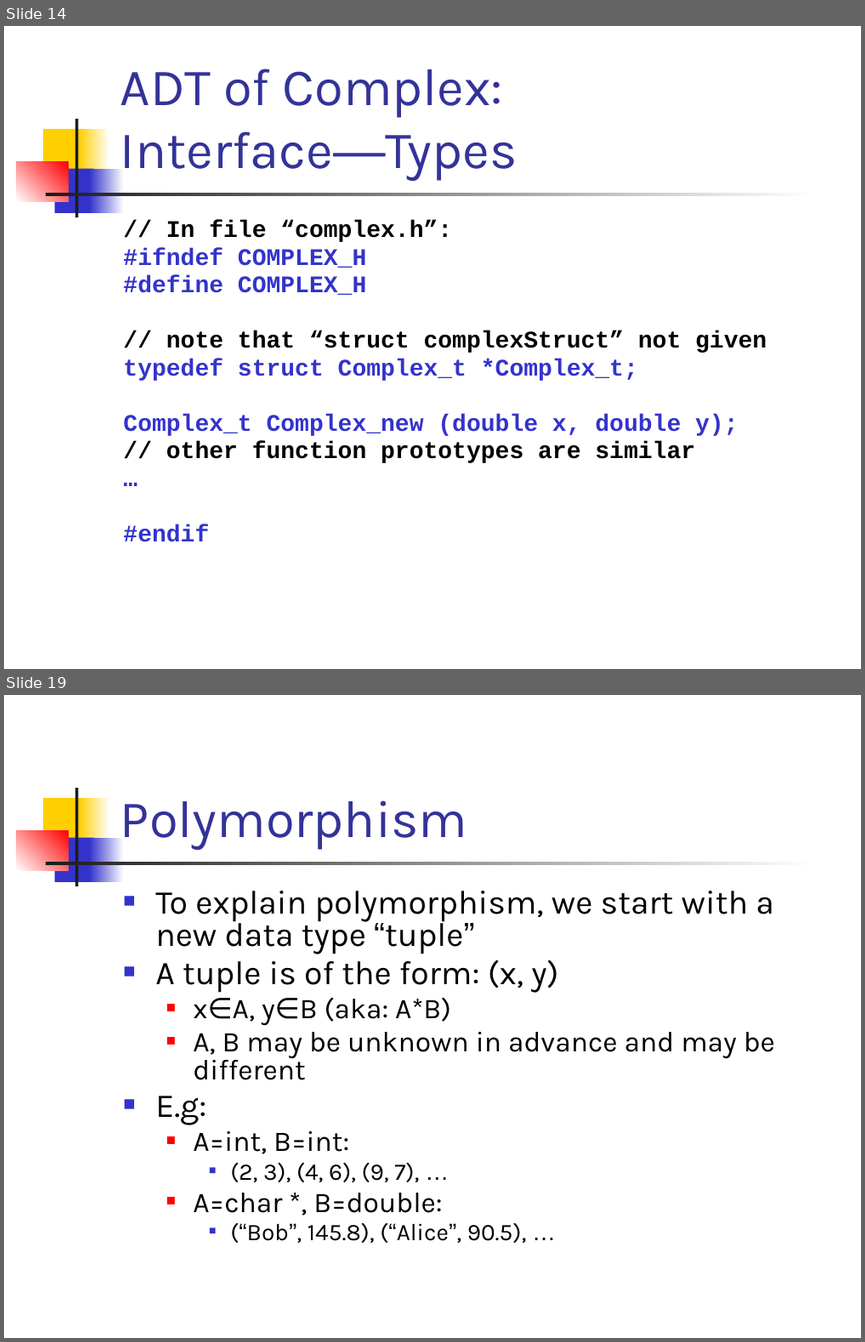
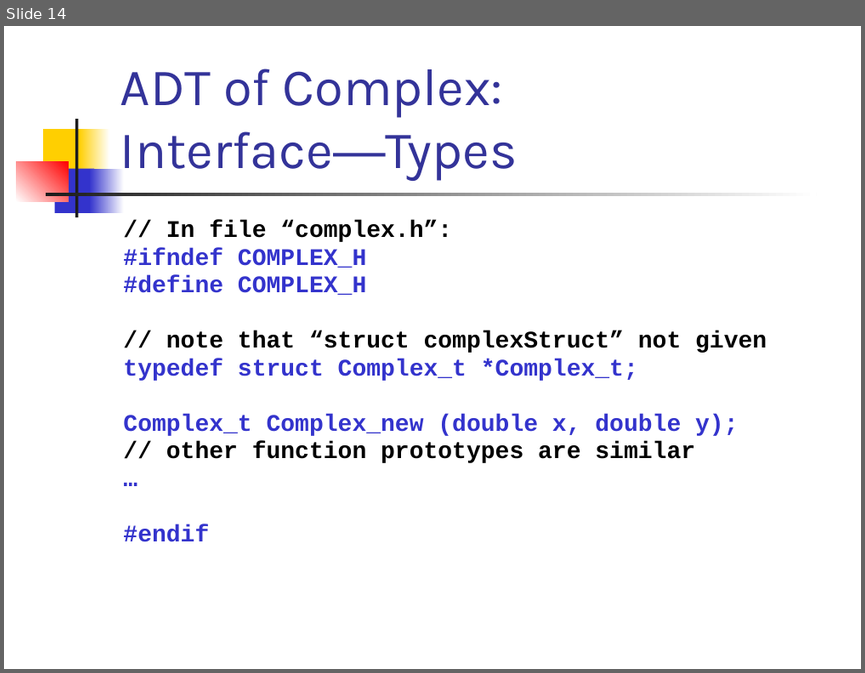
Before and after one commit to csslab-ustc/csslab-ustc.github.io, a slide deck: courses/sysprog/slides/lec10-adt.pptx. Shown one above the other, each under a label of ours: slides 14 and 19 before the commit, slide 14 after it; the slides between them are not shown. The pictures are 865x1342 and 865x673 pixels, drawn with LibreOffice and Linux fonts; fonts in the diff are those of the drawing. Boxes give left, top, right and bottom in pixels: in the first picture for what was removed or moved away, otherwise in the second. Text is boxed around its words. In the diff, an @@ line names an element or a change of style, - is before the commit and + after.

```diff
--- a/courses/sysprog/slides/lec10-adt.pptx
+++ b/courses/sysprog/slides/lec10-adt.pptx
@@ slide 19 removed at [4, 695, 861, 1338], background #FFFFFF; not listed: 7 template elements that a slide beside it also shows @@
@@ title removed at [120, 800, 467, 850] @@
-Polymorphism
@@ text removed at [155, 891, 775, 1242] @@
-■ To explain polymorphism, we start with a new data type “tuple”
-■ A tuple is of the form: (x, y)
-  ■ x∈A, y∈B (aka: A*B)
-  ■ A, B may be unknown in advance and may be different
-■ E.g:
-  ■ A=int, B=int:
-    ■ (2, 3), (4, 6), (9, 7), …
-  ■ A=char *, B=double:
-    ■ (“Bob”, 145.8), (“Alice”, 90.5), …
```
Also in this commit, not shown: 9 slides changed, 29 other slides removed, 3 other files.
